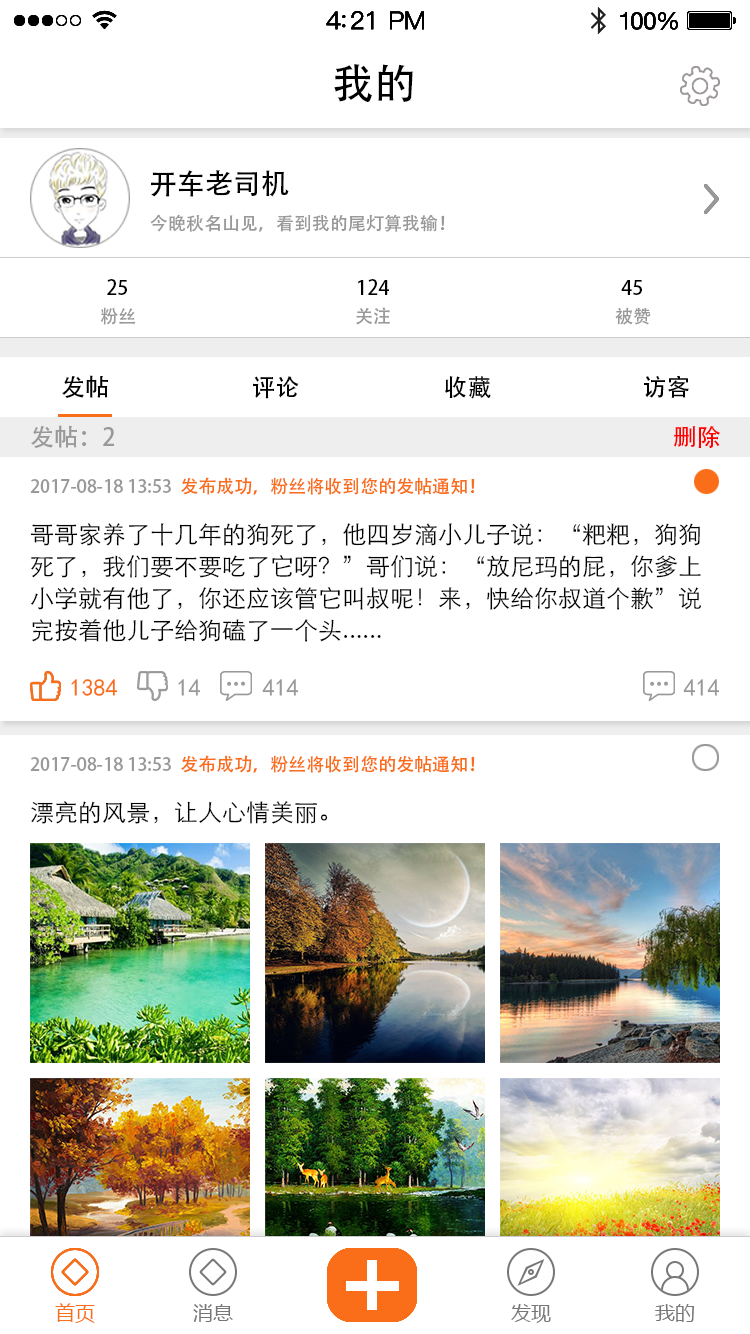
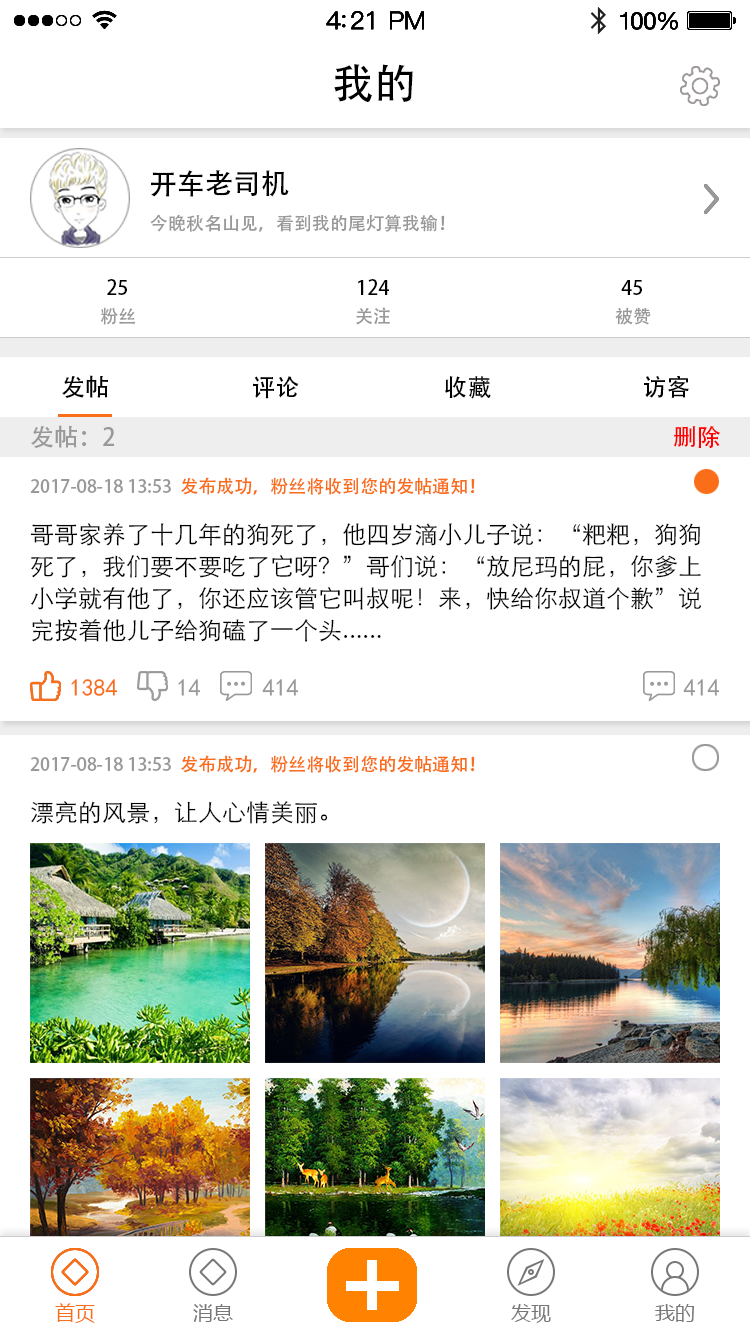
Revision of a layered 750x1334 image; what changed, layer by layer:
moved "底部导航栏" out of group "我的 下" over (327, 1248, 417, 1322)
painted on "圆角矩形 1" over (327, 1248, 417, 1322)
